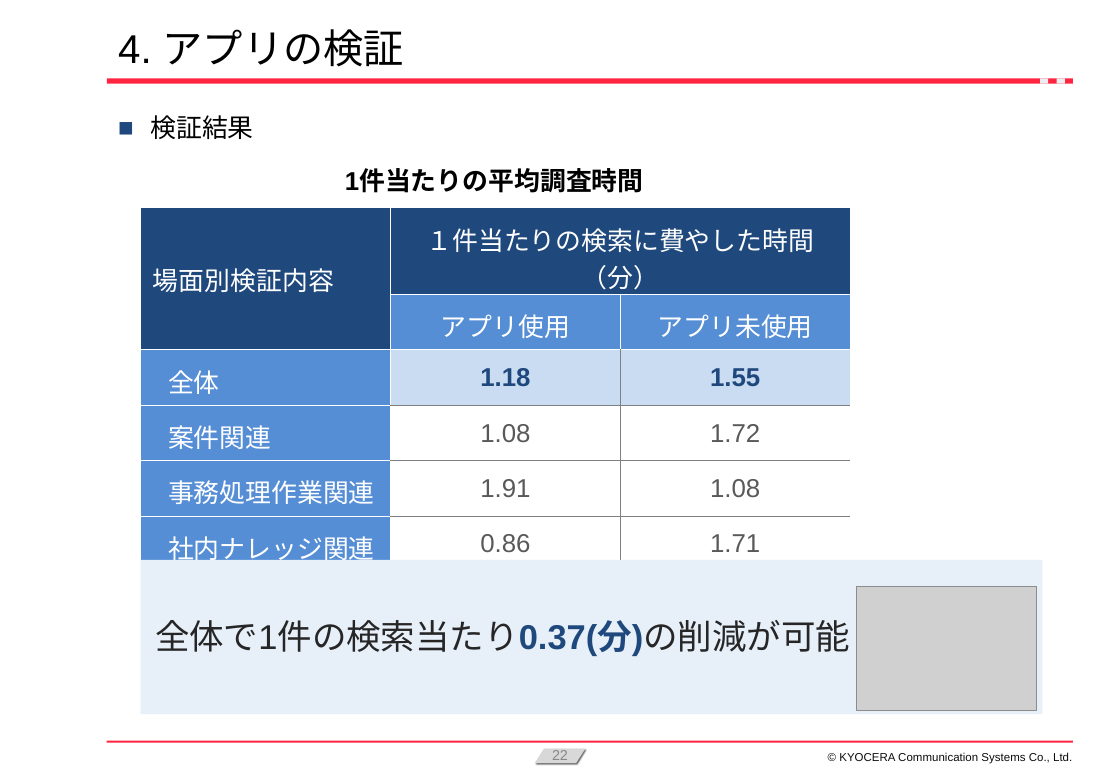
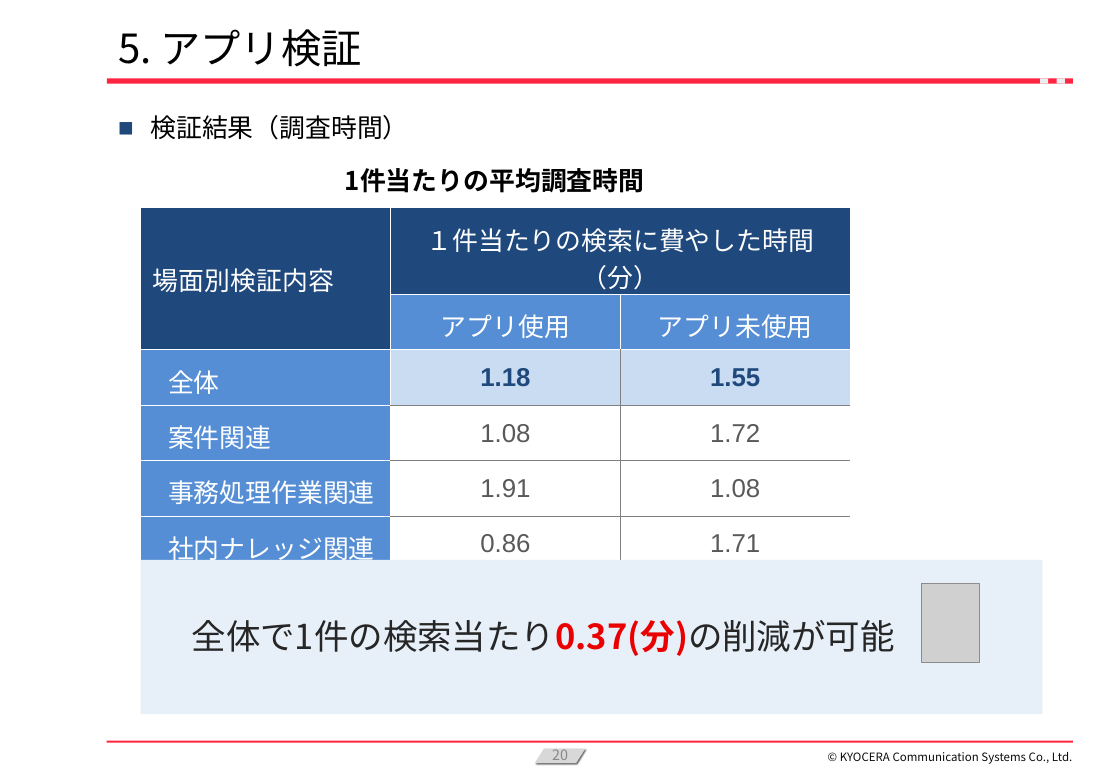
Before and after one commit to KanataOsako/SCSA, a slide deck: slide 20 of src/研究レポート/業務改善【大迫かなた】2024年予選会資料_最新.pptx (slide 22 before the commit). Drawn at 1120x775 pixels with LibreOffice and Linux fonts; fonts in the diff are those of the drawing; grey boxes stand for pictures; background and template pictures are left out. Boxes give left, top, right and bottom in pixels: in the first picture for what was removed or moved away, otherwise in the second. Text is boxed around its words. In the diff, an @@ line names an element or a change of style, - is before the commit and + after.

```diff
--- a/src/研究レポート/業務改善【大迫かなた】2024年予選会資料_最新.pptx
+++ b/src/研究レポート/業務改善【大迫かなた】2024年予選会資料_最新.pptx
@@ title at (118,29,362,67): text changed; font Arial to Noto Sans CJK JP @@
-4. アプリの検証
+5. アプリ検証
@@ text at (150,115,408,140): text changed; font Arial to Noto Sans CJK JP @@
-■ 検証結果
+■ 検証結果（調査時間）
@@ text "1件当たりの平均調査時間" at (345,168,645,193): font Arial to Noto Sans CJK JP @@
@@ picture removed at (856,586,1036,710) @@
@@ picture added at (921,584,980,664) @@
@@ text "全体で1件の検索当たり0.37(分)の削減が可能": place and size @@
-text "全体で1件の検索当たり0.37(分)の削減が可能" at (155,620,850,656)
+text "全体で1件の検索当たり0.37(分)の削減が可能" at (192,620,895,656)
@@ text "全体で1件の検索当たり0.37(分)の削減が可能" at (192,620,895,656): font Arial to Noto Sans CJK JP; text colour #1F497D to #EA0000 in "全体で1件の検索当たり0.37(分)の削減が可能" @@
@@ page number at (552,749,568,764): text changed; font Arial to Noto Sans CJK JP @@
-22
+20
@@ text "© KYOCERA Communication Systems Co., ..." at (840,752,1073,764): font Arial to Noto Sans CJK JP @@
```
Also in this commit, not shown: 26 other slides changed, 7 slides added, 5 slides removed.
